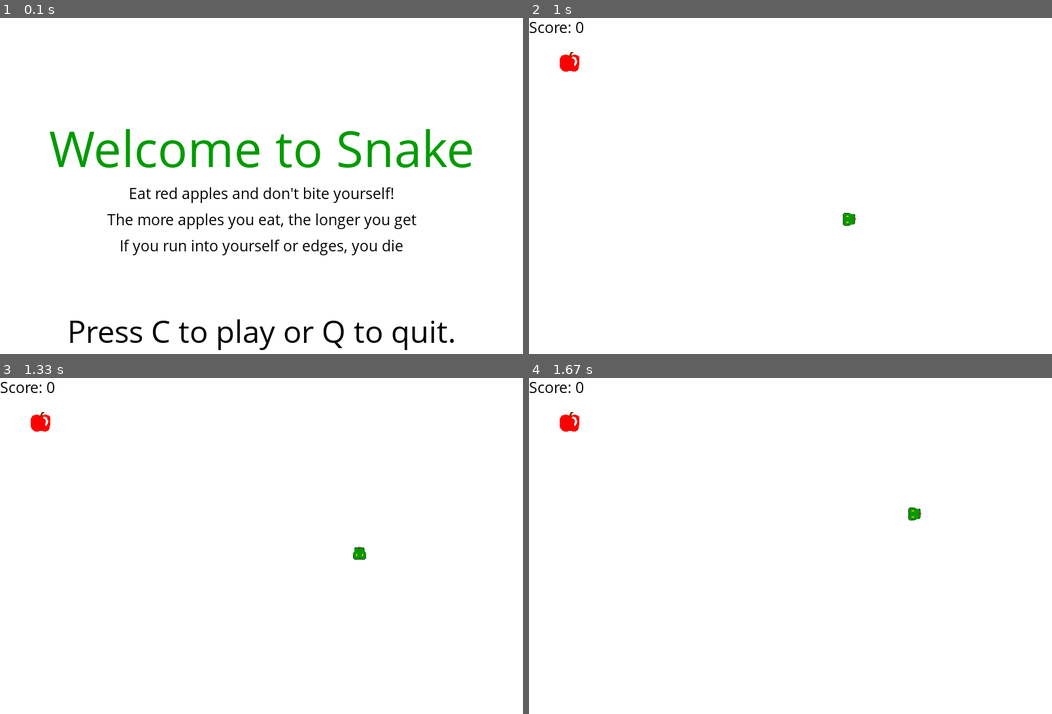
Above: before the commit, frames 1-4 (two rows, left to right).
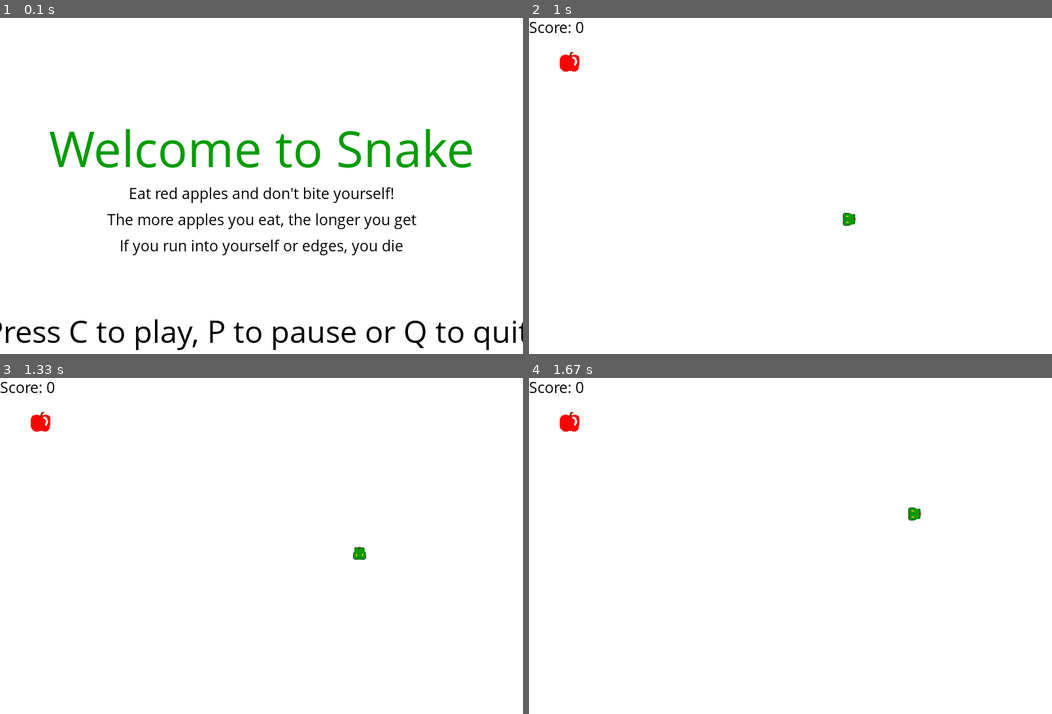
Above: after the commit, the same moments.

Repository: AleksanderTom/Pygame-tests
Game: pygame game, started from snake.py
Two runs of this game, one before a commit and one after it. Both use one fixed random seed, a clock stepped at 60 frames per second and the inputs below.
Inputs:
- Up to frame 1 (0.1 s): no input
- Up to frame 2 (1 s): tap C at 0.33 s; hold Right from 0.7 s (still down)
- Up to frame 3 (1.33 s): release Right at 1.17 s; hold Up from 1.2 s (still down)
- Up to frame 4 (1.67 s): release Up at 1.5 s; hold Right from 1.53 s (still down)

The runs differ from the first frame. In frame 1, 2.4% of the frame differs, in the area x 0-100%, y 89-99%; in frame 2, nothing differs; in frame 3, nothing differs; in frame 4, nothing differs.

Commit message:
pre executable commit

Diff:
--- a/snake.py
+++ b/snake.py
@@ -88,7 +88,7 @@
         message_to_screen("Eat red apples and don't bite yourself!", black, -30)
         message_to_screen("The more apples you eat, the longer you get", black, 10)
         message_to_screen("If you run into yourself or edges, you die", black, 50)
-        message_to_screen("Press C to play or Q to quit.", black, 180, "medium")
+        message_to_screen("Press C to play, P to pause or Q to quit.", black, 180, "medium")
 
         pygame.display.update()
         clock.tick(4)
